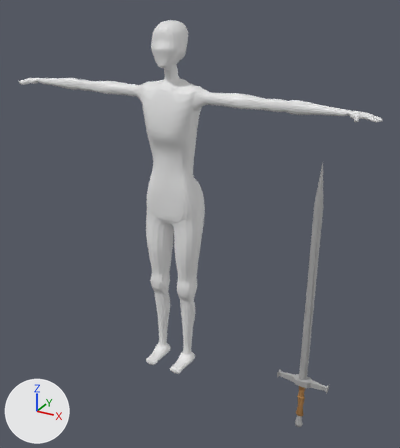
The Blender file Human_Male_Animated.blend: old version first, new version second.
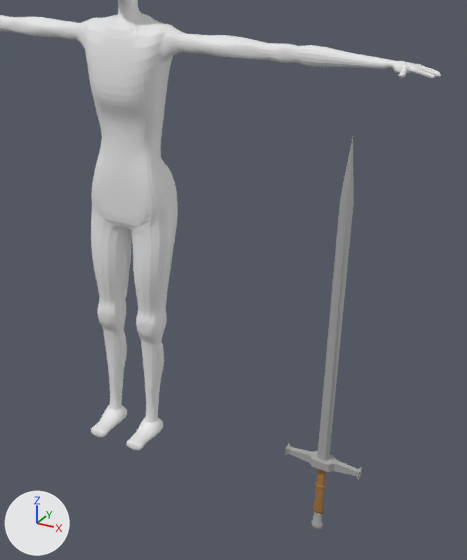
The first picture shows the older version from a 50 mm lens placed at (1.32, -2.14, 1.88), pointed at (0.12, 0.05, 0.79). The close-ups show both versions on the part from 21% to 100% of the width and 15% to 100% of the height of that picture. Every picture has the same lights, and +X, +Y and +Z are marked at lower left.

The first close-up shows 'Blade', 'Guard', 'Handle', 'Human_Male_Mesh', 'Pummel'.
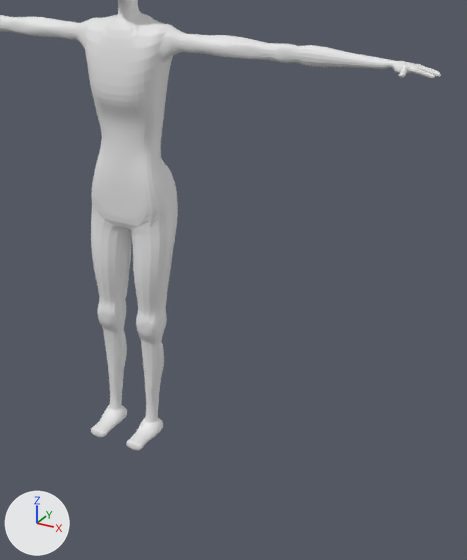
Location of each change, (x1, y1, x2, y2) in pixels of the close-ups (467 x 560 px):
```json
{"object": "Blade", "change": "hidden", "before": [317, 137, 354, 461]}
{"object": "Guard", "change": "hidden", "before": [285, 444, 362, 480]}
{"object": "Handle", "change": "hidden", "before": [313, 469, 327, 514]}
{"object": "Pummel", "change": "hidden", "before": [311, 512, 323, 530]}
```

Edits to the scene script, one JSON object a line:
```json
{"op": "add", "block": "ob_pummel", "code": "ob_pummel.hide_set(True)"}
{"op": "add", "block": "ob_handle", "code": "ob_handle.hide_set(True)"}
{"op": "add", "block": "ob_guard", "code": "ob_guard.hide_set(True)"}
{"op": "add", "block": "ob_blade", "code": "ob_blade.hide_set(True)"}
```
